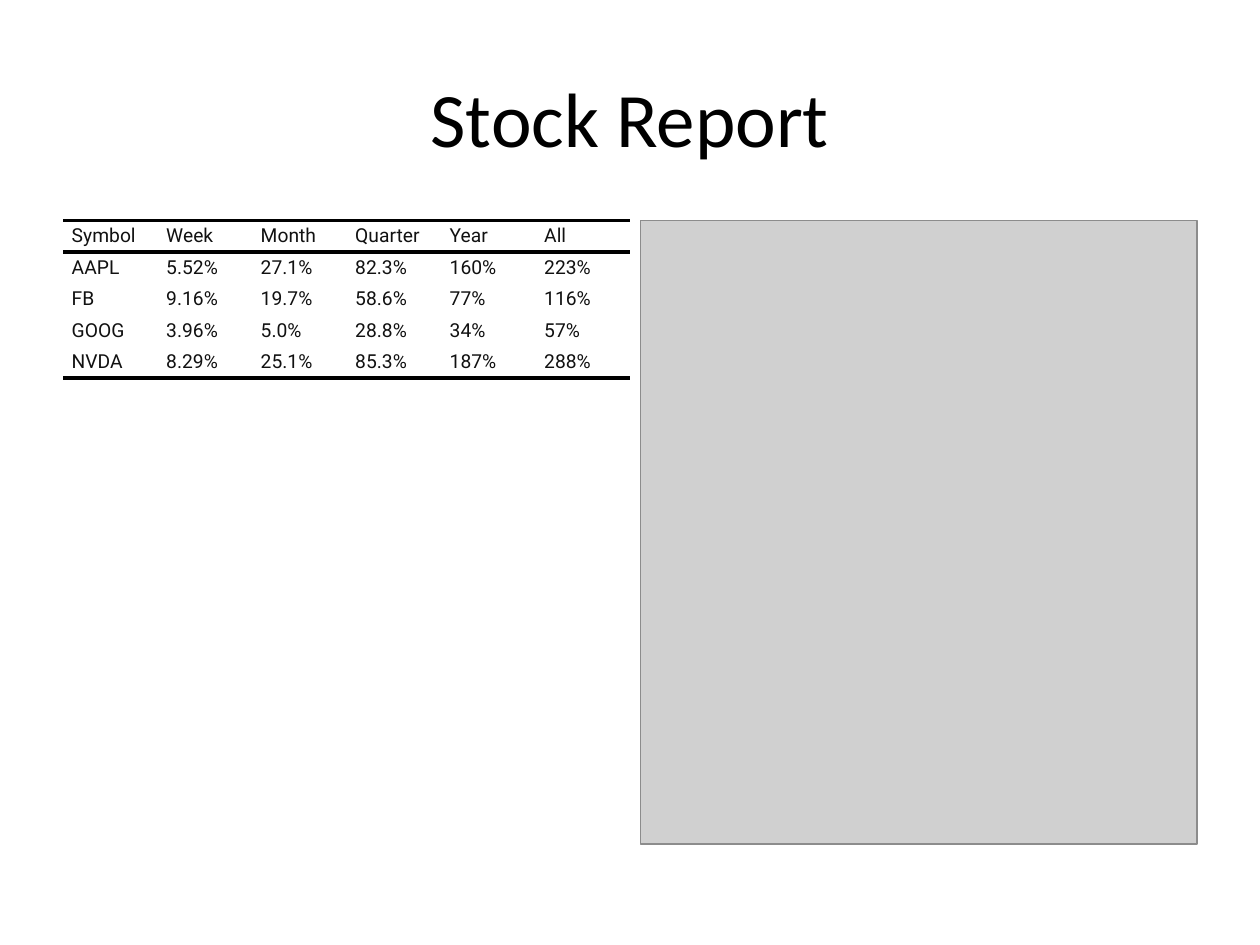
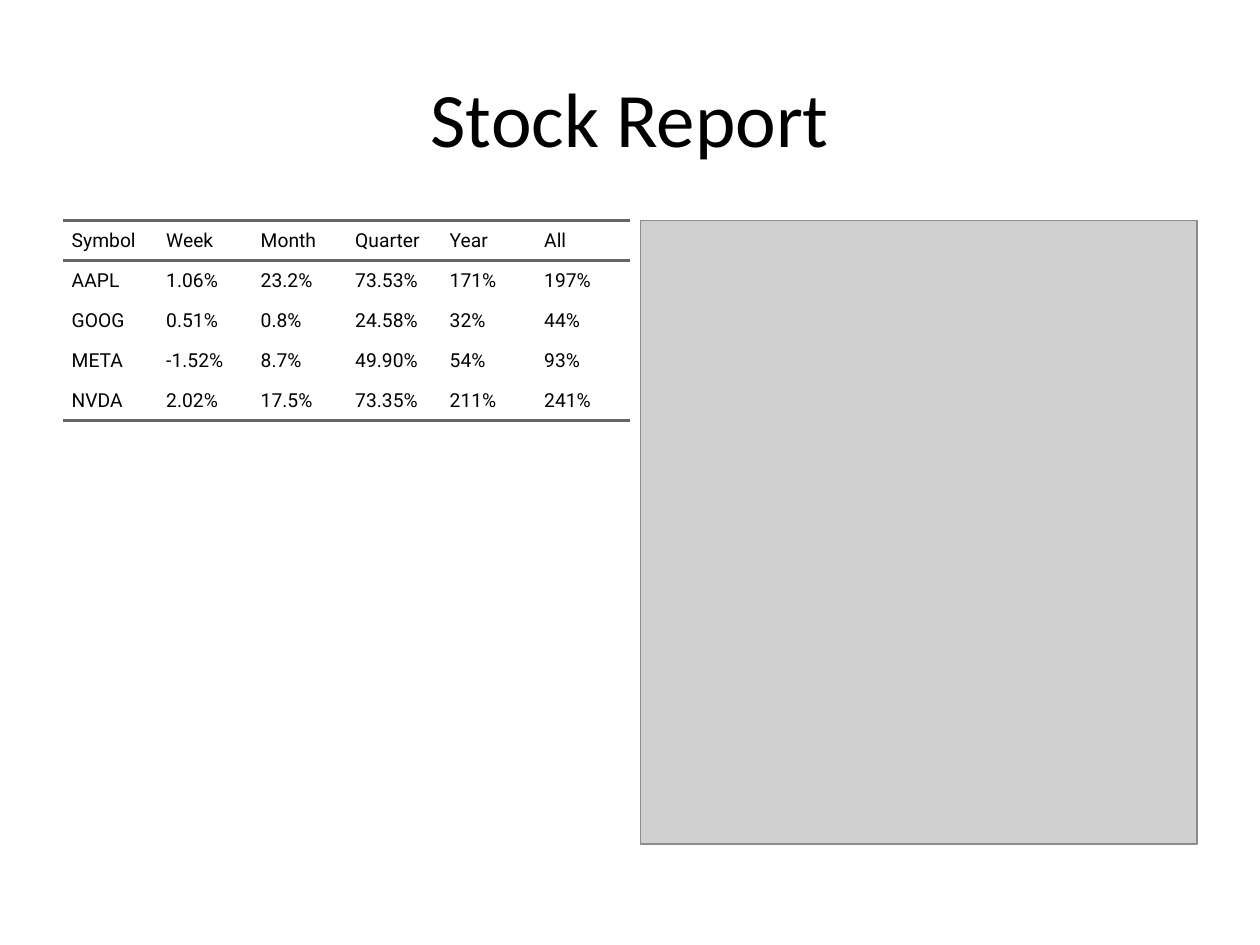
Before and after one commit to business-science/free_r_tips, a slide deck: slide 1 of 003_powerpoint_slidedeck/stock_report.pptx. Drawn at 1260x945 pixels with LibreOffice and Linux fonts; fonts in the diff are those of the drawing; grey boxes stand for pictures. Boxes give left, top, right and bottom in pixels: in the first picture for what was removed or moved away, otherwise in the second. Text is boxed around its words. In the diff, an @@ line names an element or a change of style, - is before the commit and + after.

Commit message:
update FB -> META

```diff
--- a/003_powerpoint_slidedeck/stock_report.pptx
+++ b/003_powerpoint_slidedeck/stock_report.pptx
@@ table at (63,220,630,844) @@
-row 2: AAPL | 5.52% | 27.1% | 82.3% | 160% | 223%
+row 2: AAPL | 1.06% | 23.2% | 73.53% | 171% | 197%
-row 3: FB | 9.16% | 19.7% | 58.6% | 77% | 116%
+row 3: GOOG | 0.51% | 0.8% | 24.58% | 32% | 44%
-row 4: GOOG | 3.96% | 5.0% | 28.8% | 34% | 57%
+row 4: META | -1.52% | 8.7% | 49.90% | 54% | 93%
-row 5: NVDA | 8.29% | 25.1% | 85.3% | 187% | 288%
+row 5: NVDA | 2.02% | 17.5% | 73.35% | 211% | 241%
@@ text colour #111111 to #000000 in "Symbol", "Week", "Month", "Quarter" and 4 more places @@
@@ more space between paragraphs @@
@@ borders changed @@
```
Also in this commit, not shown: 1 other file.
